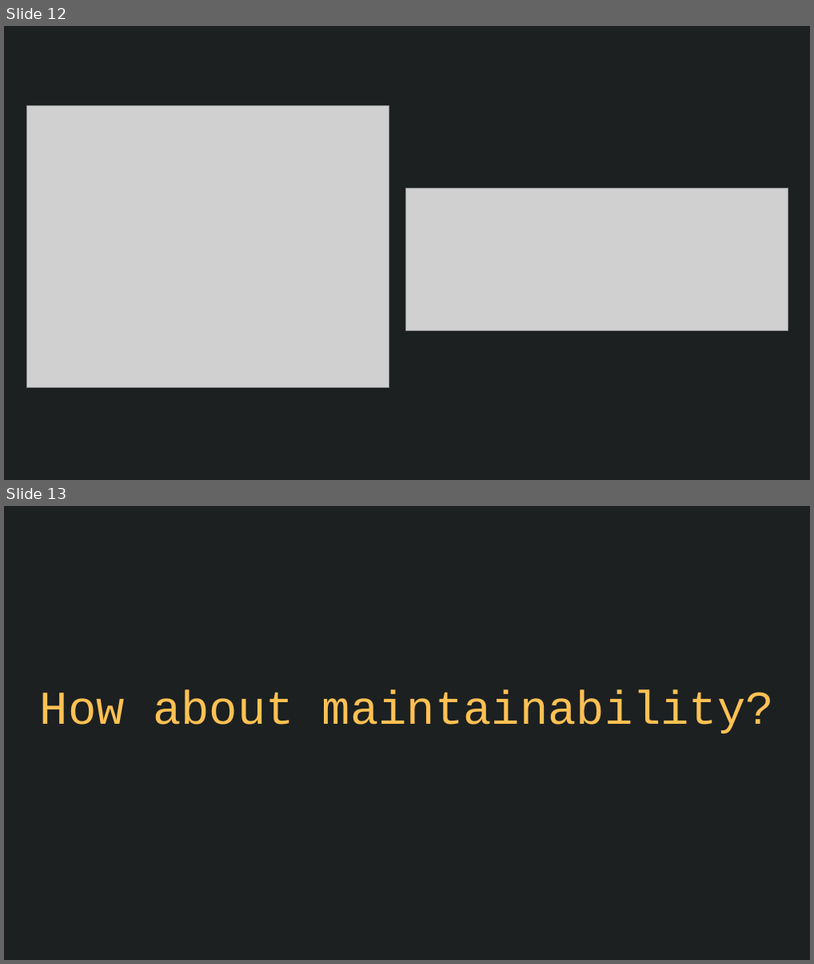
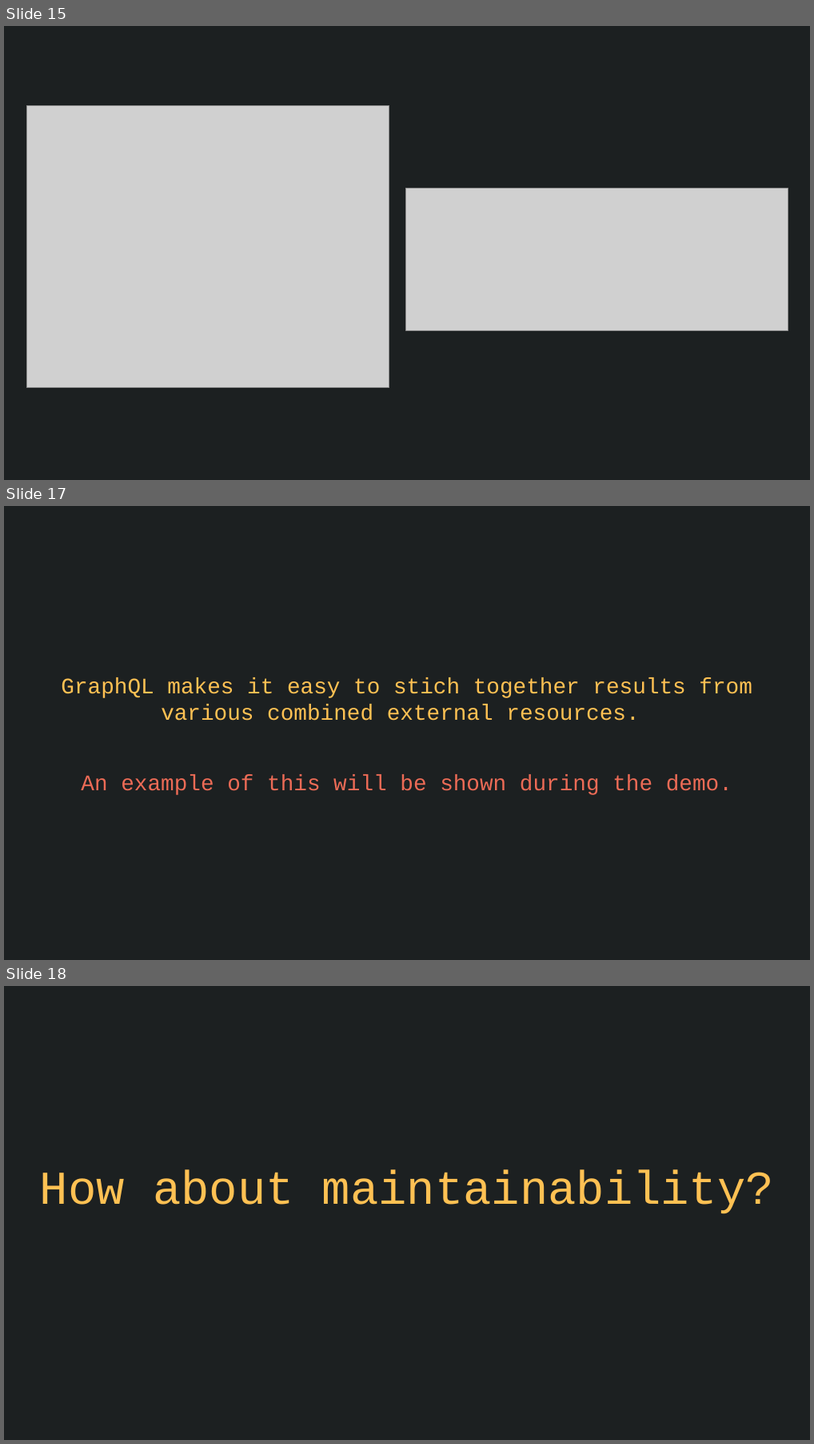
Before and after one commit to nafeu-pelmorex/pa-graphql-lnl, a slide deck: GraphQL-LNL.pptx. Shown one above the other, each under a label of ours: slides 12 and 13 before the commit, slides 15, 17 and 18 after it; the slides between them are not shown. The pictures are 814x964 and 814x1444 pixels, drawn with LibreOffice and Linux fonts; fonts in the diff are those of the drawing; grey boxes stand for pictures. Boxes give left, top, right and bottom in pixels: in the first picture for what was removed or moved away, otherwise in the second. Text is boxed around its words. In the diff, an @@ line names an element or a change of style, - is before the commit and + after.

```diff
--- a/GraphQL-LNL.pptx
+++ b/GraphQL-LNL.pptx
@@ slide 17 added at (4, 506, 810, 960), background #1C2021 @@
@@ subtitle added at (61, 678, 753, 795), 26.4 pt, text #FFC153 @@
+GraphQL makes it easy to stich together results from various combined external resources.
+An example of this will be shown during the demo.
@@ what was slide 12 is now slide 15 @@
@@ what was slide 13 is now slide 18 @@
```
Also in this commit, not shown: 3 slides changed, 6 other slides added, 2 slides removed, 1 other file.
